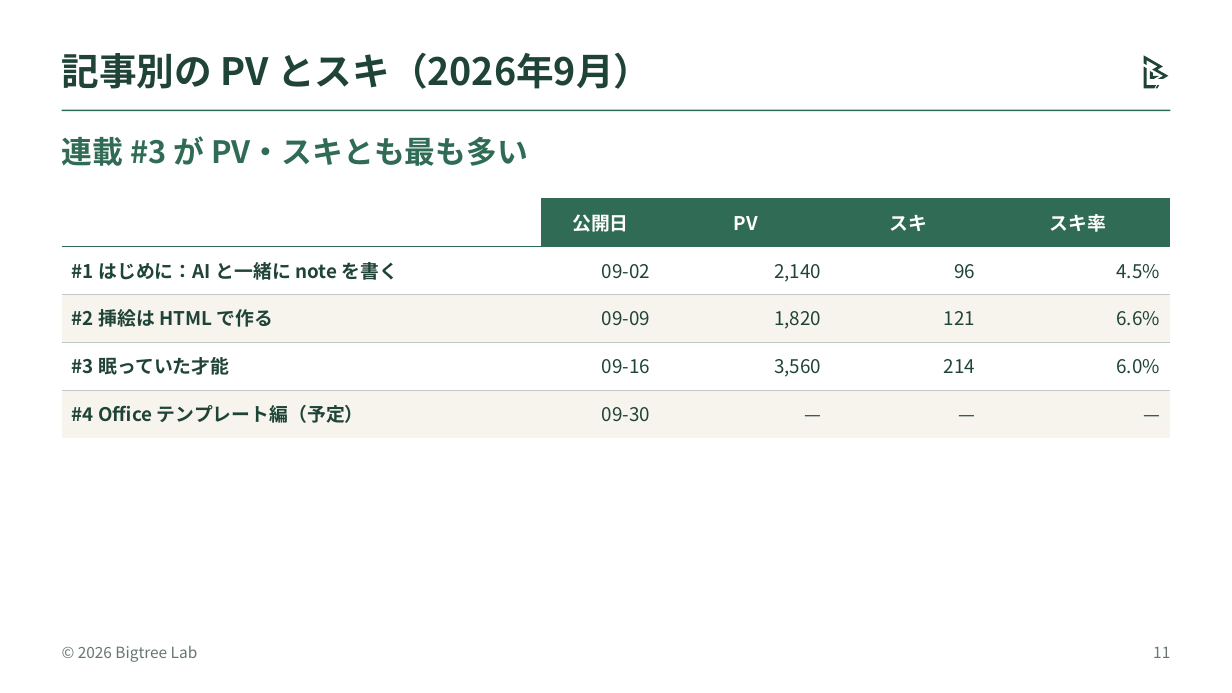
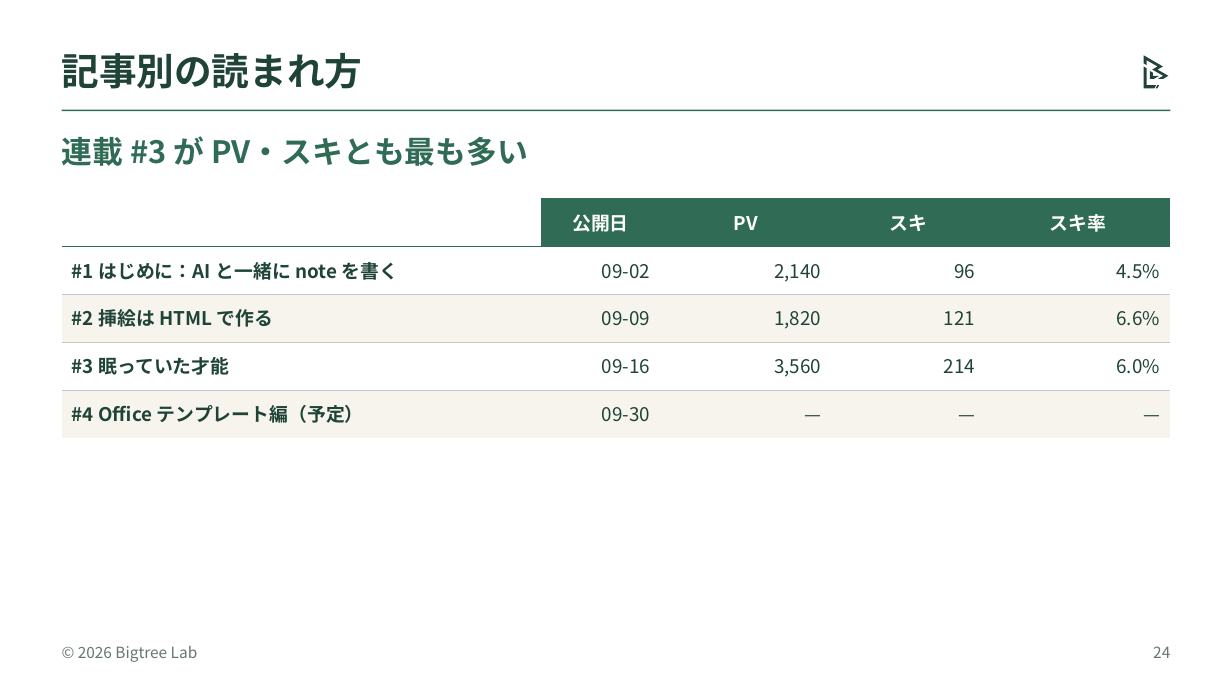
Before and after one commit to bigtree1984/office_3_apps_with_claude, a slide deck: slide 24 of bigtree/samples/bigtree_lab_tables.pptx (slide 11 before the commit). Drawn at 1232x693 pixels with LibreOffice and Linux fonts; fonts in the diff are those of the drawing. Boxes give left, top, right and bottom in pixels: in the first picture for what was removed or moved away, otherwise in the second. Text is boxed around its words. In the diff, an @@ line names an element or a change of style, - is before the commit and + after.

```diff
--- a/bigtree/samples/bigtree_lab_tables.pptx
+++ b/bigtree/samples/bigtree_lab_tables.pptx
@@ title at box(62, 53, 363, 89): text changed @@
-記事別の PV とスキ（2026年9月）
+記事別の読まれ方
@@ page number at box(1153, 646, 1170, 658): text changed @@
-11
+24
```
Also in this commit, not shown: 3 other slides changed, 14 slides added, 13 other files.
